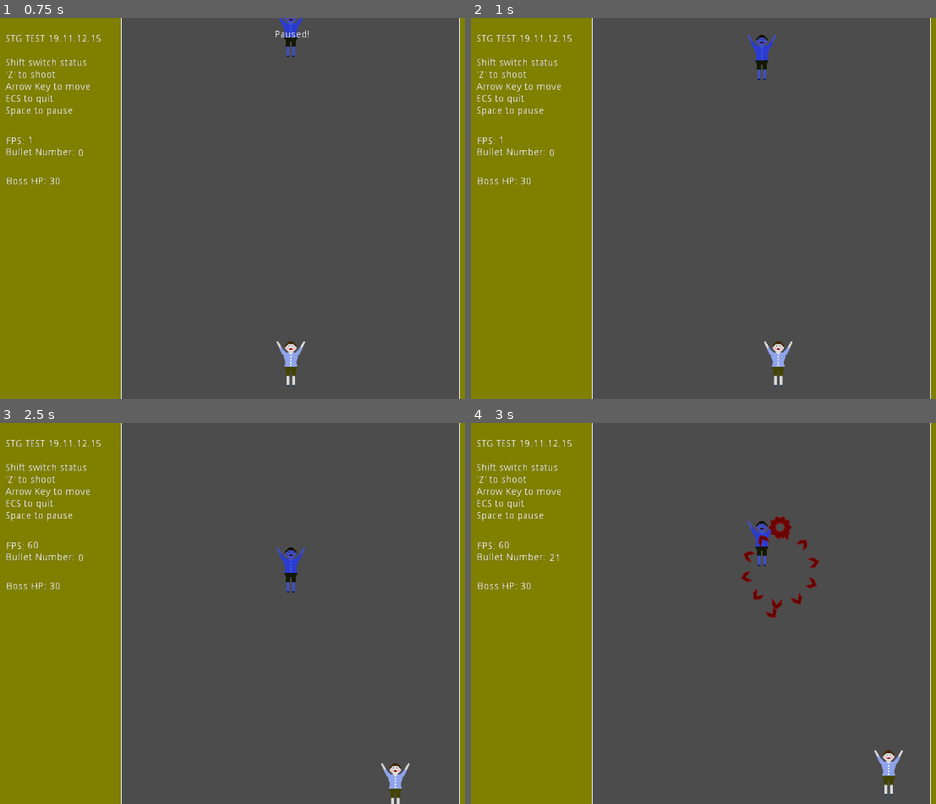
Above: before the commit, frames 1-4 (two rows, left to right).
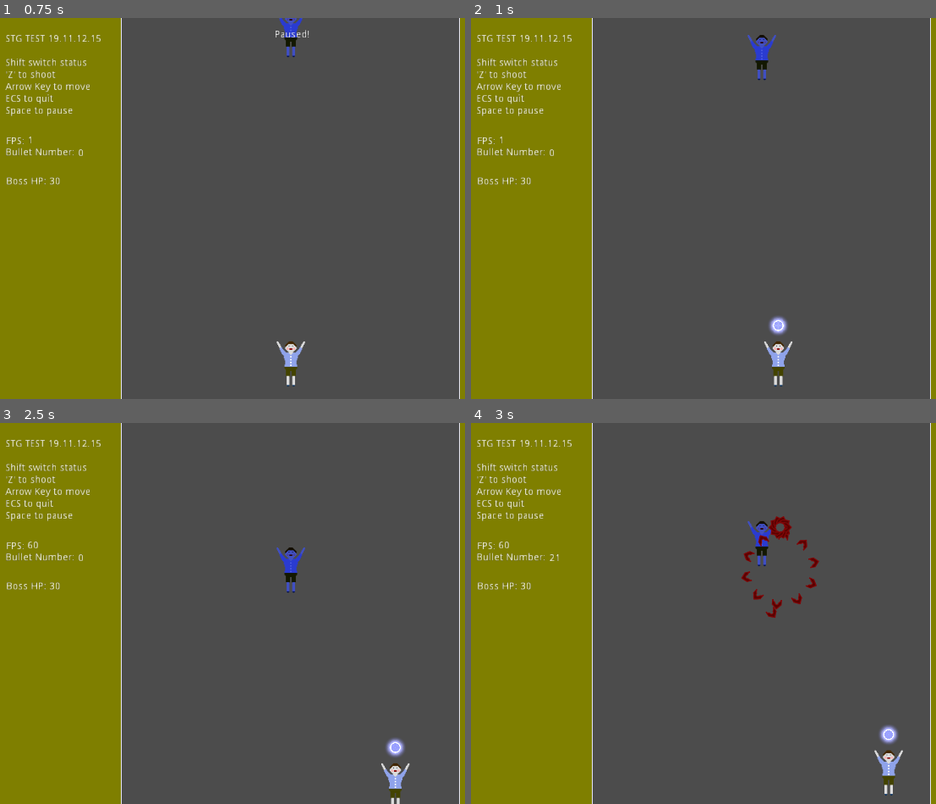
Above: after the commit, the same moments.

Repository: Xiangsong-Guan/STG-Proto
Game: Godot game, scene res://TestScn.tscn
Same seed, same stepped clock (60 frames per second), same inputs: the game is played once before the commit and once after it.
Inputs (mouse positions are in pixels of both pictures, inside the frame that each line leads up to):
- Up to frame 1 (0.75 s): tap Enter (ui_accept) at 0.5 s; move the mouse to (outside the picture) at 0.52 s; hold Right (ui_right) from 0.53 s (still down); hold Z (stg_shoot) from 0.53 s (still down); click (outside the picture) at 0.67 s
- Up to frame 2 (1 s): keep holding Right (ui_right); keep holding Z (stg_shoot); tap Enter (ui_accept) at 0.77 s; tap Shift (stg_slow) at 0.8 s
- Up to frame 3 (2.5 s): move the mouse to (190, 632) at 1.27 s; release Right (ui_right) at 1.28 s; release Z (stg_shoot) at 1.28 s; hold Down (ui_down) 1.28-2.03 s; tap Shift (stg_slow) at 1.35, 2.3 s; tap Enter (ui_accept) at 1.52, 2 s; tap Z (stg_shoot) at 1.55 s; move the mouse to (390, 529) at 2.02 s; hold Right (ui_right) from 2.03 s (still down); hold X (stg_bomb) from 2.03 s (still down)
- Up to frame 4 (3 s): move the mouse to (763, 689) at 2.77 s; release Right (ui_right) at 2.78 s; release X (stg_bomb) at 2.78 s; hold Up (ui_up) from 2.78 s (still down); tap Z (stg_shoot) at 2.85 s; click (763, 689) at 2.92 s

Frame 1 is identical in both runs. In frame 2, 0.2% of the frame differs, in the area x 64-69%, y 78-84%; in frame 3, 0.2%, in the area x 82-88%, y 82-88%; in frame 4, 0.2%.
Error in both runs: Trying to assign value of type 'CollisionPolygon2D' to a variable of type 'CollisionShape2D'. (res://script/bullet/bullet_abs.gd:9)

Commit message:
add weapon (un)formation

Diff:
--- a/bullet/Laser1.tscn
+++ b/bullet/Laser1.tscn
@@ -19,27 +19,24 @@
 [sub_resource type="ShaderMaterial" id=2]
 shader = SubResource( 1 )
 
-[sub_resource type="ShaderMaterial" id=4]
+[sub_resource type="ShaderMaterial" id=3]
 shader = ExtResource( 3 )
 shader_param/colorful = Color( 0.482353, 0.501961, 1, 1 )
 
 [node name="Laser1" type="Node2D"]
-position = Vector2( 311.578, 61.0525 )
 script = ExtResource( 1 )
 
 [node name="LaserSprite" type="Sprite" parent="."]
 material = SubResource( 2 )
-position = Vector2( -0.231644, 69.6898 )
 scale = Vector2( 29.5367, 99.5367 )
 texture = ExtResource( 2 )
 
 [node name="HeadSprite" type="Sprite" parent="."]
-material = SubResource( 4 )
+material = SubResource( 3 )
 scale = Vector2( 45, 20 )
 texture = ExtResource( 2 )
 
 [node name="TailSprite" type="Sprite" parent="."]
-material = SubResource( 4 )
-position = Vector2( 0, 150 )
+material = SubResource( 3 )
 scale = Vector2( 30, 30 )
 texture = ExtResource( 2 )
--- a/project.godot
+++ b/project.godot
@@ -139,7 +139,3 @@
 2d_physics/layer_7="EBullet"
 2d_physics/layer_8="Laser"
 2d_physics/layer_16="Shell"
-
-[rendering]
-
-environment/default_environment="res://default_env.tres"
--- a/script/bullet/laser_abs.gd
+++ b/script/bullet/laser_abs.gd
@@ -13,15 +13,23 @@
 
 onready var head: Sprite = $HeadSprite
 onready var laser: Sprite = $LaserSprite
+onready var tail: Sprite = $TailSprite
 
 
 func _init() -> void:
-	visible = true
+	visible = false
+
+
+func _ready() -> void:
+	laser.visible = false
+	head.visible = false
+	tail.visible = false
 
 
 func fire(h_pos: Vector2) -> void:
 	shift2(h_pos)
-	visible = true
+	laser.visible = true
+	head.visible = true
 
 
 func shift2(h_pos: Vector2) -> void:
@@ -31,4 +39,15 @@
 
 
 func cease() -> void:
+	laser.visible = false
+	head.visible = false
+
+
+func standby() -> void:
+	visible = true
+	tail.visible = true
+
+
+func unstandby() -> void:
+	tail.visible = false
 	visible = false
--- a/script/char/Player.gd
+++ b/script/char/Player.gd
@@ -24,9 +24,10 @@
 func armed(s1: StatABS, s2: StatABS) -> void:
 	stats.append(s1)
 	stats.append(s2)
-	stata = stats[stati]
 	s1.armed(self)
 	s2.armed(self)
+	stata = stats[stati]
+	stata.enable()
 
 
 func _enter_tree() -> void:
--- a/script/comp/laser_comp.gd
+++ b/script/comp/laser_comp.gd
@@ -84,6 +84,14 @@
 	Laser.cease()
 
 
+func formation() -> void:
+	Laser.standby()
+
+
+func unformation() -> void:
+	Laser.unstandby()
+
+
 func ash() -> void:
 	cease()
 
--- a/script/comp/shoot_comp.gd
+++ b/script/comp/shoot_comp.gd
@@ -107,6 +107,16 @@
 	ShootingInterval.stop()
 
 
+func formation() -> void:
+	pass
+	# show the fire point
+
+
+func unformation() -> void:
+	pass
+	# unshow the fire point
+
+
 func ash() -> void:
 	cease()
 	for i in range(0, bullet_pool_size):
--- a/script/stats/low_spd.gd
+++ b/script/stats/low_spd.gd
@@ -17,7 +17,9 @@
 func enable() -> void:
 	cache_spd = Master.speed
 	Master.speed = LOW_SPD
+	.enable()
 
 
 func disable() -> void:
 	Master.speed = cache_spd
+	.disable()
--- a/script/stats/stat_abs.gd
+++ b/script/stats/stat_abs.gd
@@ -14,11 +14,13 @@
 
 
 func disable() -> void:
-	pass
+	for sc in scs:
+		sc.unformation()
 
 
 func enable() -> void:
-	pass
+	for sc in scs:
+		sc.formation()
 
 
 func shoot() -> void:
